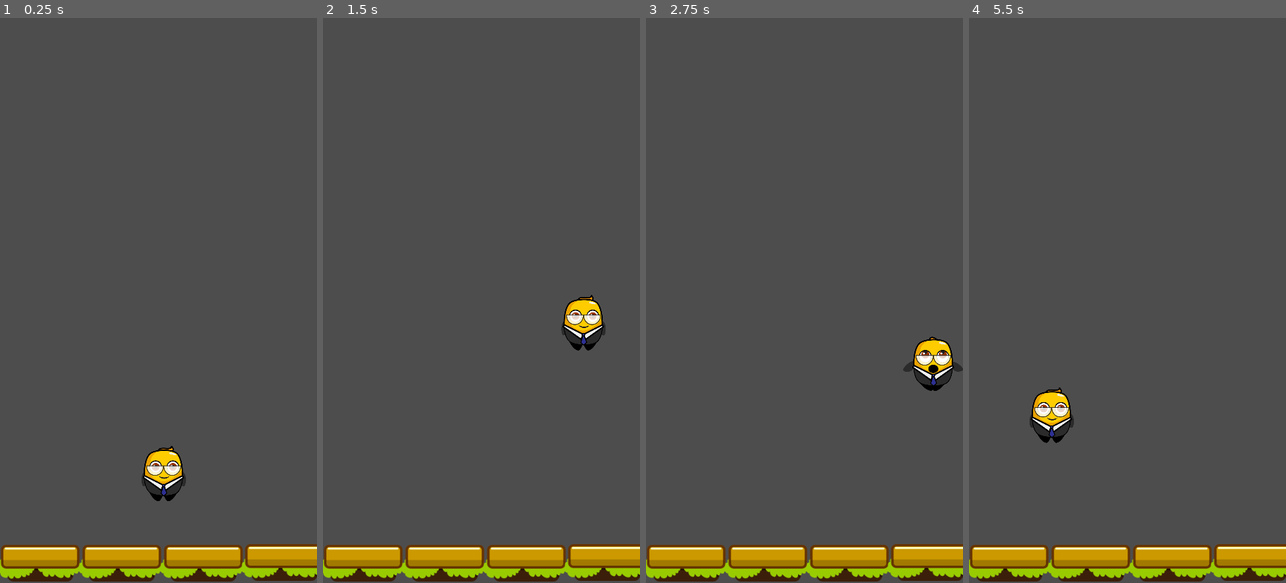
Above: before the commit, frames 1-4 (left to right).
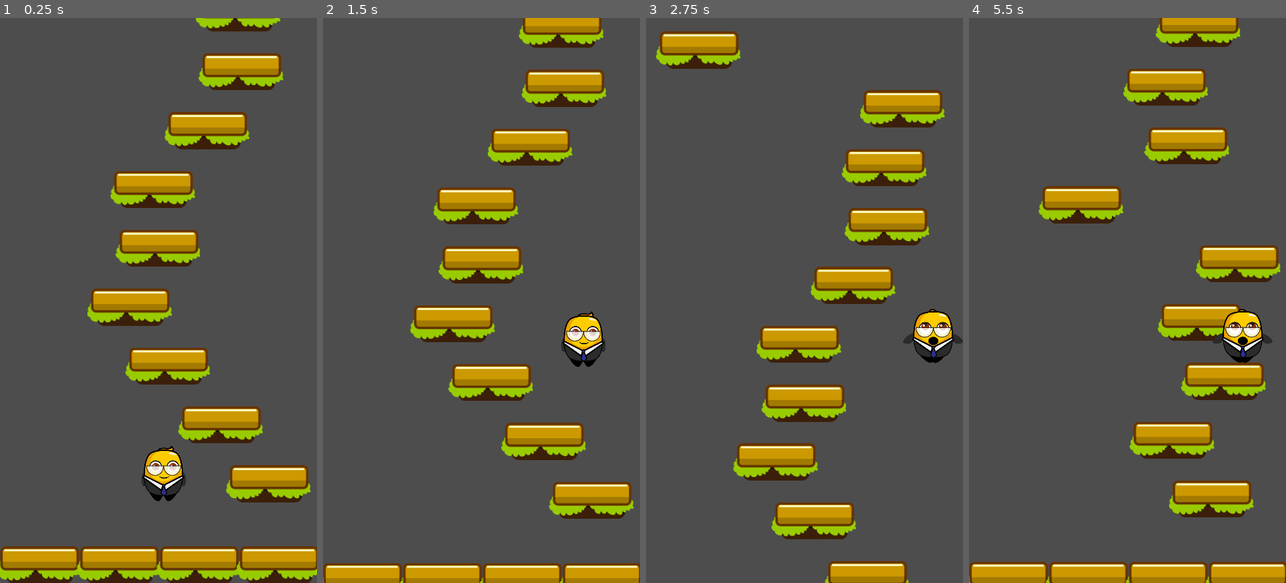
Above: after the commit, the same moments.

Repository: DevDonAguinaldo/jumperjam
Game: Godot game, scene res://scenes/game.tscn
The game is run twice, just before and just after one commit, with the same random seed, the same clock (stepped at 60 frames per second) and the same inputs.
Inputs:
- Up to frame 1 (0.25 s): no input
- Up to frame 2 (1.5 s): hold D (move_right) 0.53-1.28 s; hold A (move_left) from 1.28 s (still down)
- Up to frame 3 (2.75 s): release A (move_left) at 2.03 s; hold D (move_right) from 2.03 s (still down)
- Up to frame 4 (5.5 s): release D (move_right) at 3.53 s; hold A (move_left) from 3.53 s (still down); tap R (reset, bound only after the commit) at 4.15 s

The runs differ from the first frame. In frame 1, 16% of the frame differs, in the area x 0-100%, y 0-100%; in frame 2, 22%; in frame 3, 22%, in the area x 0-100%, y 2-100%; in frame 4, 22%.

Commit message:
added level generation

Diff:
--- a/project.godot
+++ b/project.godot
@@ -37,6 +37,16 @@
 , Object(InputEventKey,"resource_local_to_scene":false,"resource_name":"","device":-1,"window_id":0,"alt_pressed":false,"shift_pressed":false,"ctrl_pressed":false,"meta_pressed":false,"pressed":false,"keycode":0,"physical_keycode":4194321,"key_label":0,"unicode":0,"echo":false,"script":null)
 ]
 }
+quit={
+"deadzone": 0.5,
+"events": [Object(InputEventKey,"resource_local_to_scene":false,"resource_name":"","device":-1,"window_id":0,"alt_pressed":false,"shift_pressed":false,"ctrl_pressed":false,"meta_pressed":false,"pressed":false,"keycode":0,"physical_keycode":4194305,"key_label":0,"unicode":0,"echo":false,"script":null)
+]
+}
+reset={
+"deadzone": 0.5,
+"events": [Object(InputEventKey,"resource_local_to_scene":false,"resource_name":"","device":-1,"window_id":0,"alt_pressed":false,"shift_pressed":false,"ctrl_pressed":false,"meta_pressed":false,"pressed":false,"keycode":0,"physical_keycode":82,"key_label":0,"unicode":114,"echo":false,"script":null)
+]
+}
 
 [input_devices]
 
--- a/scenes/game.tscn
+++ b/scenes/game.tscn
@@ -1,8 +1,7 @@
-[gd_scene load_steps=4 format=3 uid="uid://0a7q7e7vttw6"]
+[gd_scene load_steps=3 format=3 uid="uid://0a7q7e7vttw6"]
 
 [ext_resource type="Script" path="res://scripts/game.gd" id="1_l7xwl"]
 [ext_resource type="PackedScene" uid="uid://d3fmkodw3s7un" path="res://scenes/player.tscn" id="2_hmpju"]
-[ext_resource type="PackedScene" uid="uid://h2q5pi7mlwhg" path="res://scenes/platform.tscn" id="3_ifhxx"]
 
 [node name="game" type="Node2D"]
 script = ExtResource("1_l7xwl")
@@ -10,14 +9,4 @@
 [node name="player" parent="." instance=ExtResource("2_hmpju")]
 position = Vector2(278, 745)
 
-[node name="platform" parent="." instance=ExtResource("3_ifhxx")]
-position = Vector2(1, 895)
-
-[node name="platform2" parent="." instance=ExtResource("3_ifhxx")]
-position = Vector2(140, 895)
-
-[node name="platform3" parent="." instance=ExtResource("3_ifhxx")]
-position = Vector2(279, 895)
-
-[node name="platform4" parent="." instance=ExtResource("3_ifhxx")]
-position = Vector2(417, 894)
+[node name="PlatformParent" type="Node2D" parent="."]
--- /dev/null
+++ b/scenes/game_camera.tscn
@@ -0,0 +1,7 @@
+[gd_scene load_steps=2 format=3 uid="uid://dn7i0f7tlynos"]
+
+[ext_resource type="Script" path="res://scripts/game_camera.gd" id="1_1n335"]
+
+[node name="game_camera" type="Camera2D"]
+limit_bottom = 960
+script = ExtResource("1_1n335")
--- a/scenes/player.tscn
+++ b/scenes/player.tscn
@@ -7,8 +7,8 @@
 [sub_resource type="RectangleShape2D" id="RectangleShape2D_10ya6"]
 size = Vector2(40, 21)
 
-[sub_resource type="Animation" id="Animation_s70wj"]
-resource_name = "fall"
+[sub_resource type="Animation" id="Animation_1hroe"]
+length = 0.001
 tracks/0/type = "value"
 tracks/0/imported = false
 tracks/0/enabled = true
@@ -46,8 +46,8 @@
 "values": [Vector2(0.35, 0.35)]
 }
 
-[sub_resource type="Animation" id="Animation_1hroe"]
-length = 0.001
+[sub_resource type="Animation" id="Animation_s70wj"]
+resource_name = "fall"
 tracks/0/type = "value"
 tracks/0/imported = false
 tracks/0/enabled = true
--- a/scripts/game.gd
+++ b/scripts/game.gd
@@ -1,11 +1,59 @@
 extends Node2D
 
+@onready var platform_parent: Node2D = $PlatformParent
 
-# Called when the node enters the scene tree for the first time.
+var camera_scene = preload("res://scenes/game_camera.tscn")
+var platform_scene = preload("res://scenes/platform.tscn")
+var camera = null
+var viewport_size
+var start_platform_y: float
+var y_between_platforms := 100.0
+var level_size := 50
+var platform_count := 0
+
 func _ready() -> void:
-	pass # Replace with function body.
+	camera = camera_scene.instantiate()
+	camera.setup_camera($player)
+	add_child(camera)
+
+	viewport_size = get_viewport_rect().size
+	start_platform_y = viewport_size.y - (y_between_platforms * 2)
+	generate_level(start_platform_y, true)
 
 
-# Called every frame. 'delta' is the elapsed time since the previous frame.
-func _process(delta: float) -> void:
-	pass
+func _process(_delta: float) -> void:
+	if Input.is_action_just_pressed("quit"):
+		get_tree().quit()
+
+	if Input.is_action_just_pressed("reset"):
+		get_tree().reload_current_scene()
+
+
+func create_platform(location: Vector2):
+	var platform = platform_scene.instantiate()
+
+	platform.global_position = location
+	platform_parent.add_child(platform)
+
+	return platform
+
+func generate_level(y_start: float, generate_ground: bool):
+	var platform_width := 136.0
+	var ground_platform_count = (viewport_size.x / platform_width) + 1
+	var ground_y_offset := 62.0
+
+	if generate_ground == true:
+		for i in range(ground_platform_count):
+			var ground_location: Vector2 = Vector2(i * platform_width, viewport_size.y - ground_y_offset)
+			create_platform(ground_location)
+
+	for i in range(level_size):
+		var max_x = viewport_size.x - platform_width
+		var random_x = randf_range(0, max_x)
+		var location: Vector2 = Vector2(0, 0)
+
+		location.x = random_x
+		location.y = y_start - (y_between_platforms * i)
+
+		create_platform(location)
+		platform_count += 1
--- /dev/null
+++ b/scripts/game_camera.gd
@@ -0,0 +1,27 @@
+extends Camera2D
+
+var player: Player = null
+var viewport_size
+
+func _ready() -> void:
+	viewport_size = get_viewport_rect().size
+
+	global_position.x = viewport_size.x / 2
+	limit_bottom = viewport_size.y
+	limit_left = 0
+	limit_right = viewport_size.x
+
+func _process(_delta: float) -> void:
+	var limit_distance := 420.0
+
+	if player:
+		if limit_bottom > player.global_position.y + limit_distance:
+			limit_bottom = player.global_position.y + limit_distance
+
+func _physics_process(_delta: float) -> void:
+	if player:
+		global_position.y = player.global_position.y
+
+func setup_camera(_player: Player):
+	if _player:
+		player = _player
--- a/scripts/player.gd
+++ b/scripts/player.gd
@@ -12,7 +12,7 @@
 func _ready() -> void:
 	viewport_size = get_viewport_rect().size
 
-func _process(delta: float) -> void:
+func _process(_delta: float) -> void:
 	# checks if player is moving upward
 	if velocity.y < 0:
 		if animation_player.current_animation != "jump":
@@ -22,7 +22,7 @@
 		if animation_player.current_animation != "fall":
 			animation_player.play("fall")
 
-func _physics_process(delta: float) -> void:
+func _physics_process(_delta: float) -> void:
 	var direction = Input.get_axis("move_left", "move_right")
 	var margin = 20
 
